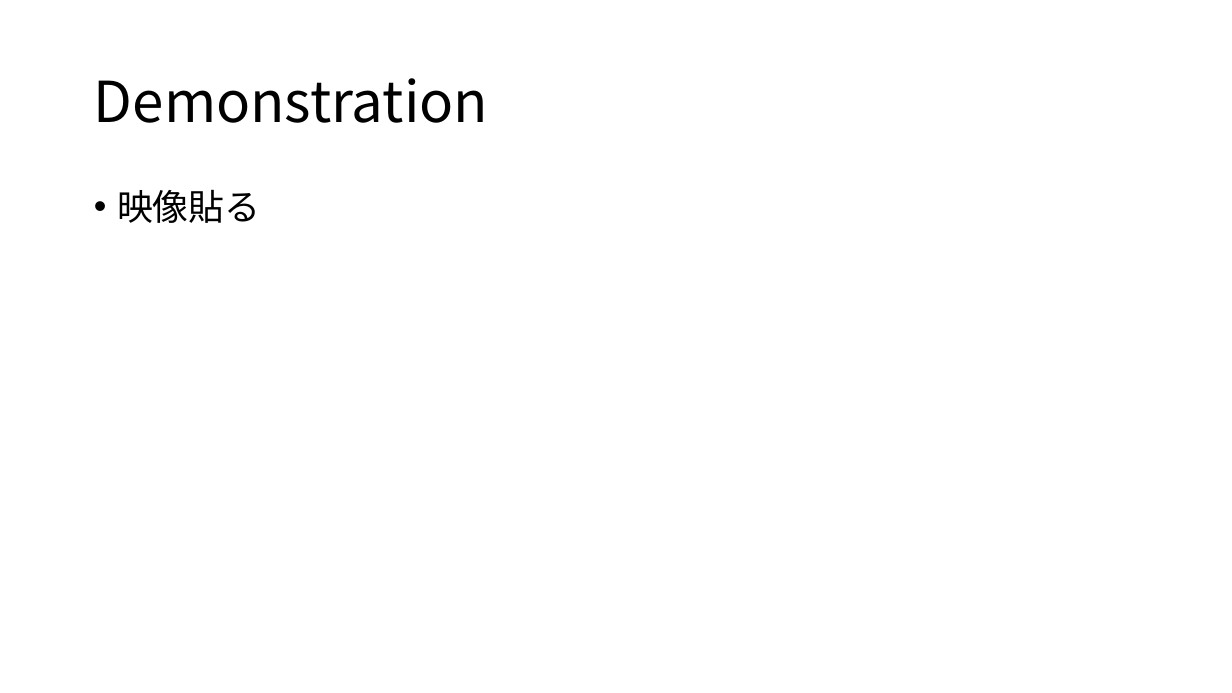
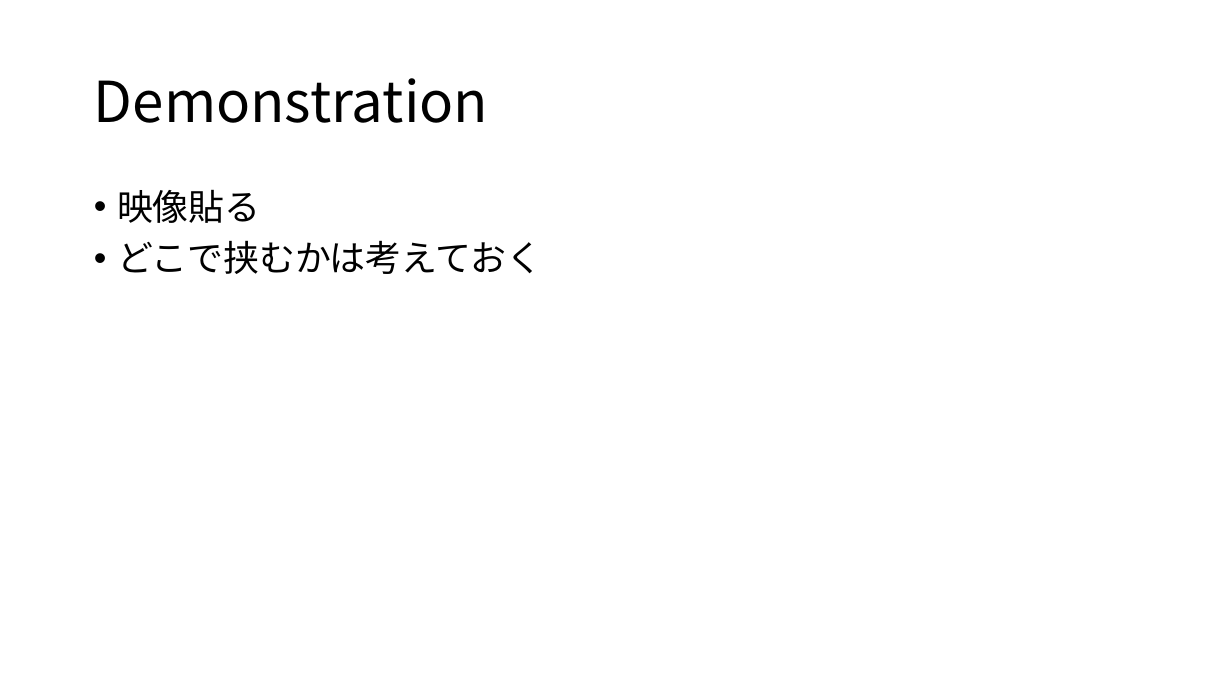
Before and after one commit to ie03-aizu-2019/ie03project-skys, a slide deck: slide 7 of Reports/final.pptx (slide 6 before the commit). Drawn at 1232x693 pixels with LibreOffice and Linux fonts; fonts in the diff are those of the drawing. Boxes give left, top, right and bottom in pixels: in the first picture for what was removed or moved away, otherwise in the second. Text is boxed around its words. In the diff, an @@ line names an element or a change of style, - is before the commit and + after.

```diff
--- a/Reports/final.pptx
+++ b/Reports/final.pptx
@@ text at (117, 240, 542, 274): paragraph added @@
+• どこで挟むかは考えておく
```
Also in this commit, not shown: 5 other slides changed, 4 slides added, 3 slides removed, 4 other files.
